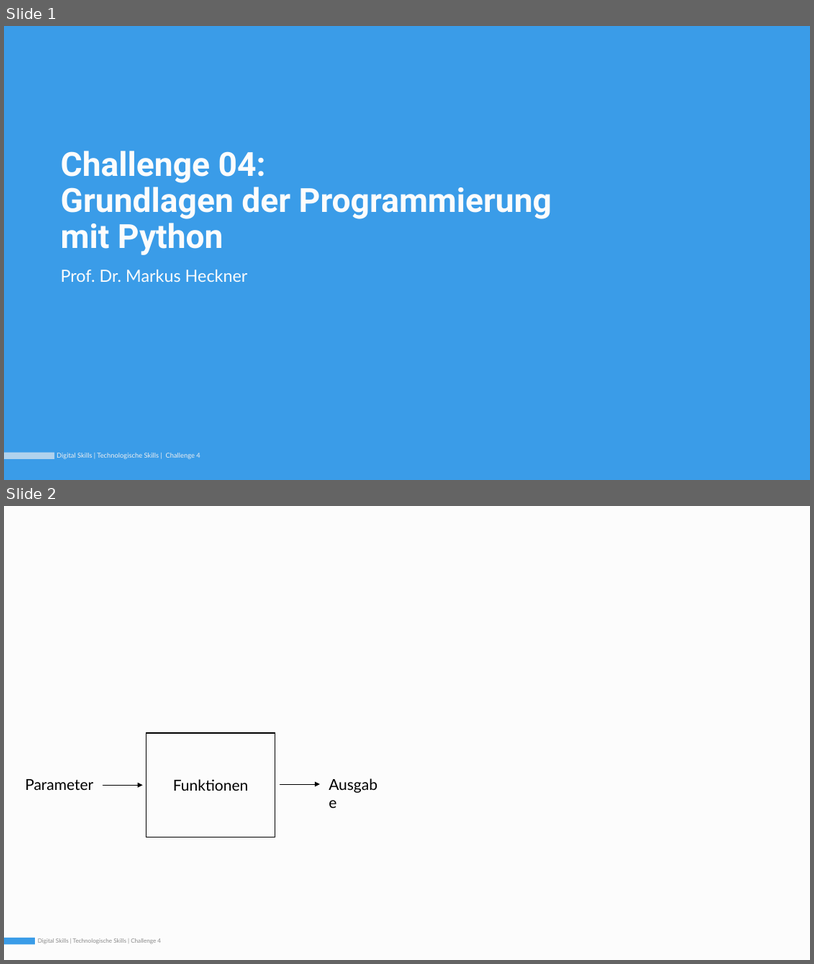
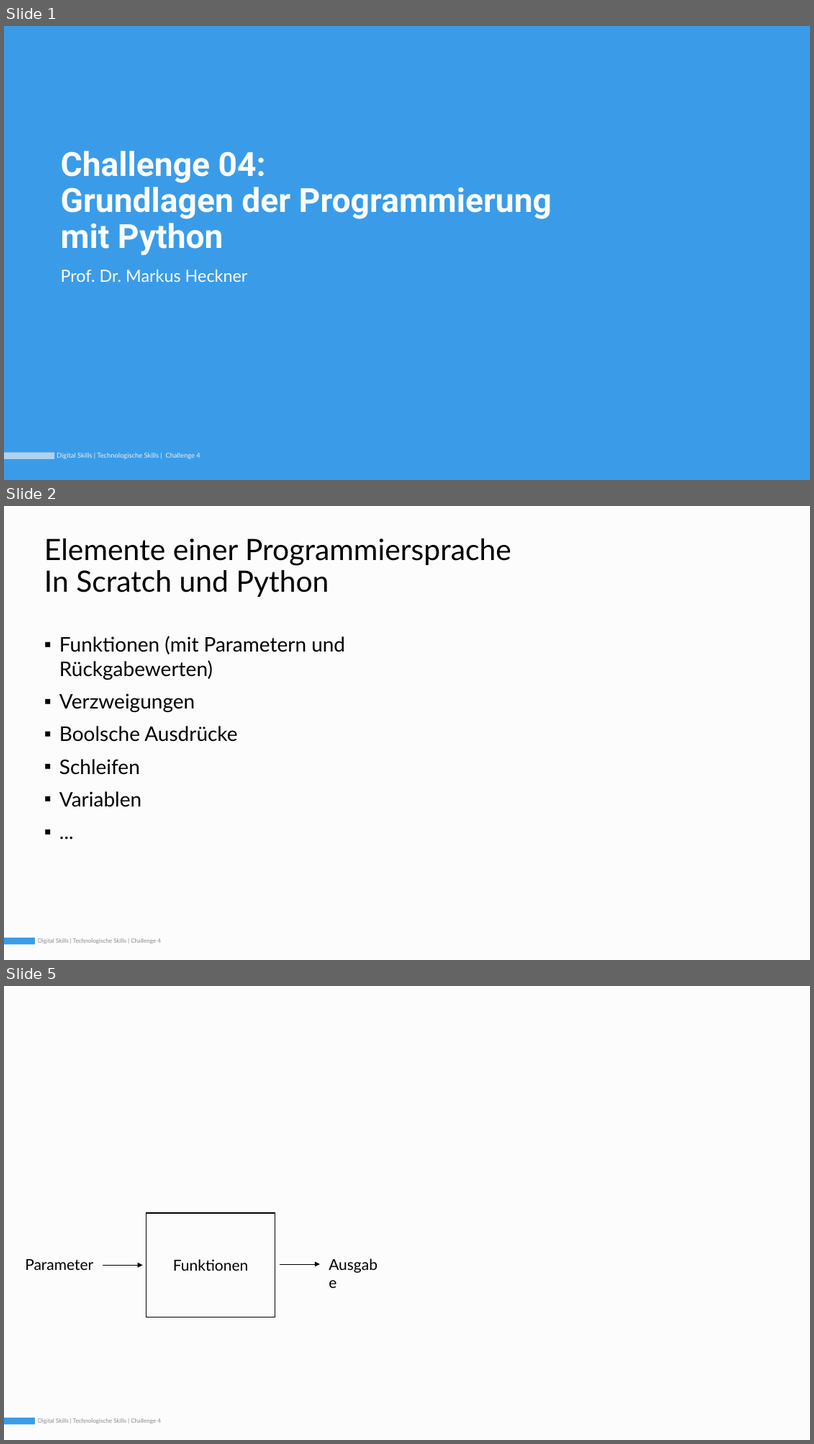
Before and after one commit to Simple-codinger/digitalskills, a slide deck: semester1_technology_skills/04_python1/slides/DigitalSkills_01_04_Python1_220221_v2.pptx. Shown one above the other, each under a label of ours: slides 1 and 2 before the commit, slides 1, 2 and 5 after it; the slides between them are not shown. The pictures are 814x964 and 814x1444 pixels, drawn with LibreOffice and Linux fonts; fonts in the diff are those of the drawing. Boxes give left, top, right and bottom in pixels: in the first picture for what was removed or moved away, otherwise in the second. Text is boxed around its words. In the diff, an @@ line names an element or a change of style, - is before the commit and + after.

```diff
--- a/semester1_technology_skills/04_python1/slides/DigitalSkills_01_04_Python1_220221_v2.pptx
+++ b/semester1_technology_skills/04_python1/slides/DigitalSkills_01_04_Python1_220221_v2.pptx
@@ slide 2 added at [4, 506, 810, 960], background #F0F0F0; not listed: 3 template elements that a slide beside it also shows @@
@@ title added at [44, 538, 512, 597], 35 pt, text #000000 @@
+Elemente einer Programmiersprache
+In Scratch und Python
@@ text added at [59, 636, 345, 807], 24 pt, text #000000 @@
+▪ Funktionen (mit Parametern und Rückgabewerten)
+▪ Verzweigungen
+▪ Boolsche Ausdrücke
+▪ Schleifen
+▪ Variablen
+▪ ...
@@ what was slide 2 is now slide 5 @@
```
Also in this commit, not shown: 2 other slides added, 3 other files.
